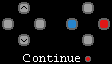
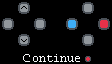
Two versions of the same layered image (112px x 64px). Layer-by-layer changes:
painted on "Continue" over <box>23,54,80,62</box>
painted on "Bg" over <box>2,2,110,62</box>
